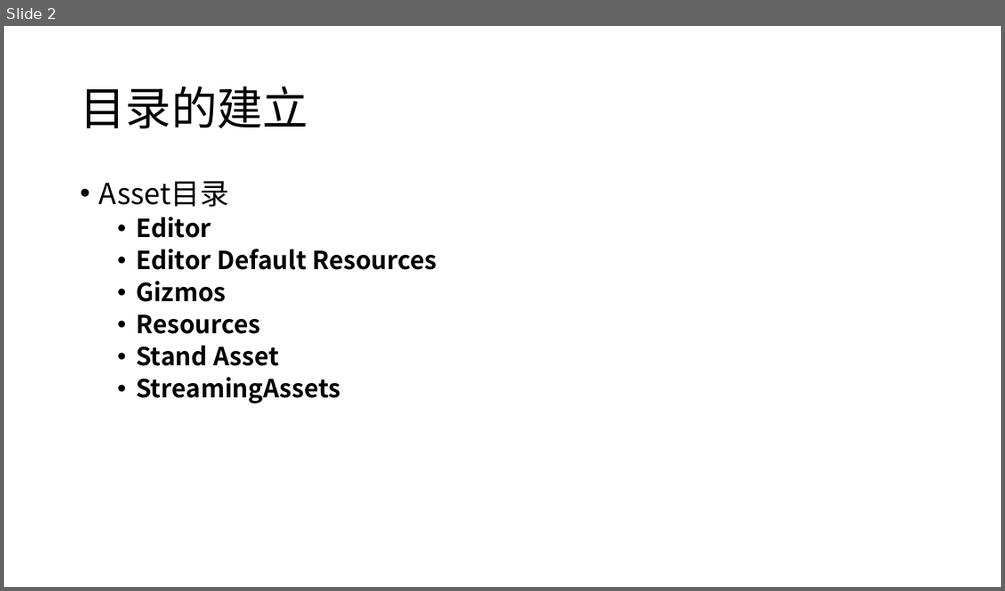
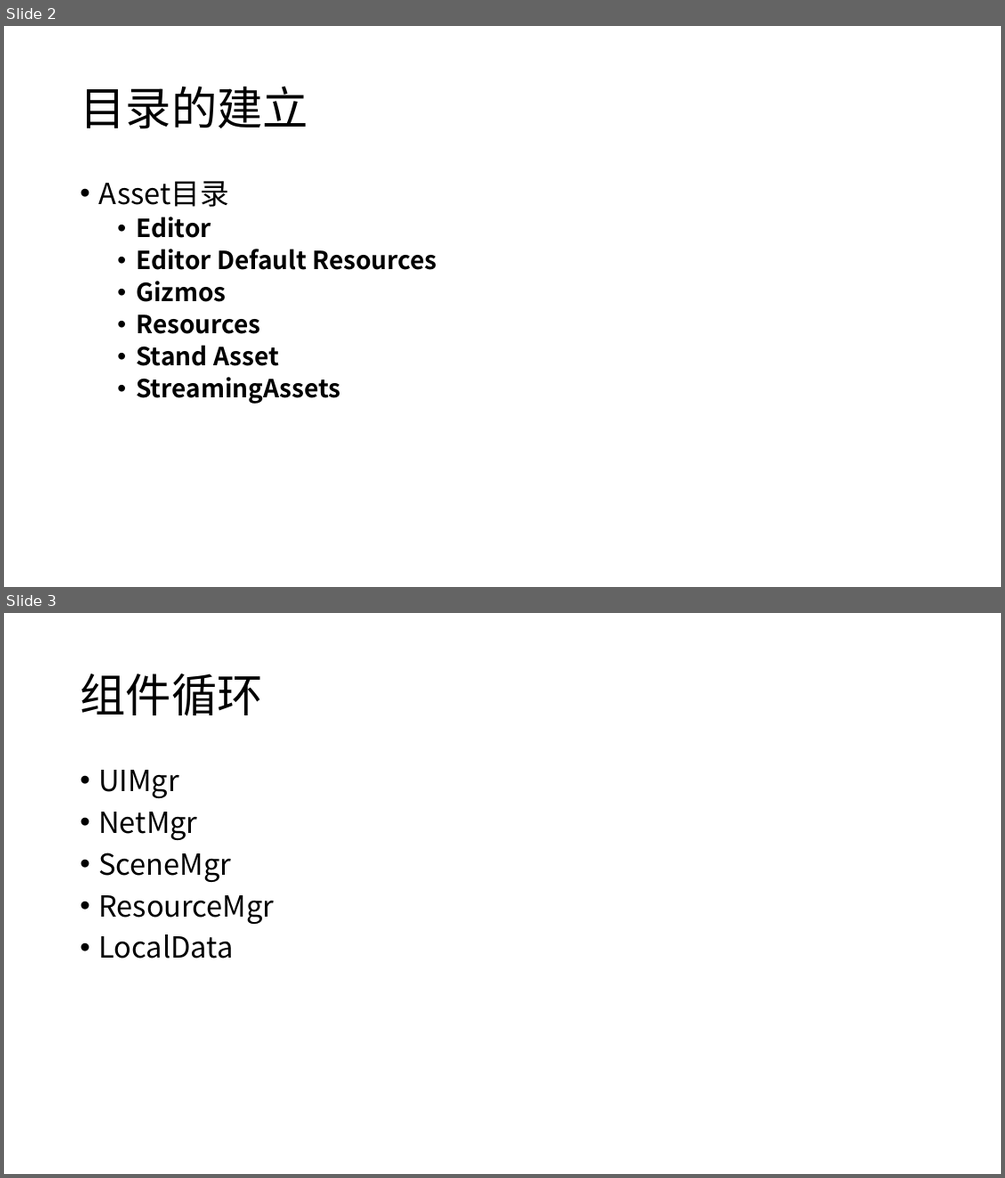
Before and after one commit to mshandle/GStar, a slide deck: Document/les3/les3.pptx. Shown one above the other, each under a label of ours: slide 2 before the commit, slides 2 and 3 after it. The pictures are 1005x591 and 1005x1178 pixels, drawn with LibreOffice and Linux fonts; fonts in the diff are those of the drawing. Boxes give left, top, right and bottom in pixels: in the first picture for what was removed or moved away, otherwise in the second. Text is boxed around its words. In the diff, an @@ line names an element or a change of style, - is before the commit and + after.

```diff
--- a/Document/les3/les3.pptx
+++ b/Document/les3/les3.pptx
@@ slide 3 added at (x1=4, y1=613, x2=1001, y2=1174), background #FFFFFF @@
@@ title added at (x1=80, y1=674, x2=262, y2=716), 44 pt, text #000000 @@
+组件循环
@@ text added at (x1=98, y1=770, x2=274, y2=958), 28 pt, text #000000 @@
+• UIMgr
+• NetMgr
+• SceneMgr
+• ResourceMgr
+• LocalData
```
Also in this commit, not shown: 1 slide removed, 16 other files.
